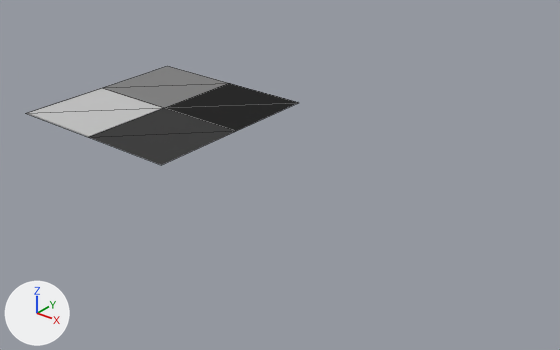
Before and after pictures for a commit that changed the glTF model Assets/Models/Tiles.glb.
Rendered twice from a camera (50 mm lens) standing at (12.36, -9.36, 5.8) and looking at (4.2, 0.84, -0.53). Lighting does not change. The marker at lower left points along +X, +Y and +Z. Mesh edges are drawn as thin lines.

The first picture shows 'GroundTile_col', 'PathTile_col', 'PlaceholderTile_col', 'TowerTile_col'.
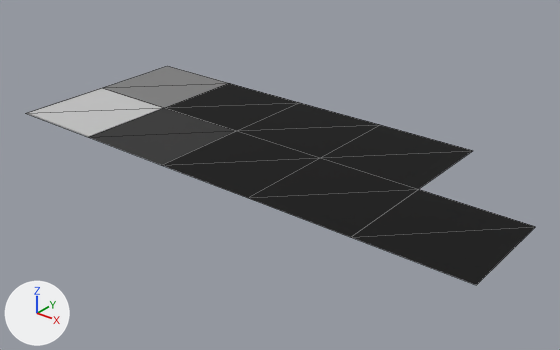
The edits, one by one:
Picture 'palette.png' (img_palette_png) is new.
Material 'Material.006' (mat_material_006) is new.
Its texture is img_palette_png.
Its roughness is 1.0.
Material 'Material.005' (mat_material_005) is new.
Its texture is img_palette_png.
Its roughness is 1.0.
Material 'Material.004' (mat_material_004) is new.
Its texture is img_palette_png.
Its roughness is 1.0.
Material 'Material.003' (mat_material_003) is new.
Its texture is img_palette_png.
Its roughness is 1.0.
Material 'Material.002' (mat_material_002) is new.
Its texture is img_palette_png.
Its roughness is 1.0.
Mesh me_plane_008 is new.
It has 4 vertices, 2 faces and spans x -1.0..1.0, y -1.0..1.0, z 0.0.
It uses material mat_material_006 (picture img_palette_png).
Mesh me_plane_007 is new.
It has 4 vertices, 2 faces and spans x -1.0..1.0, y -1.0..1.0, z 0.0.
It uses material mat_material_005 (picture img_palette_png).
Mesh me_plane_006 is new.
It has 4 vertices, 2 faces and spans x -1.0..1.0, y -1.0..1.0, z 0.0.
It uses material mat_material_004 (picture img_palette_png).
Mesh me_plane_005 is new.
It has 4 vertices, 2 faces and spans x -1.0..1.0, y -1.0..1.0, z 0.0.
It uses material mat_material_003 (picture img_palette_png).
Mesh me_plane_004 is new.
It has 4 vertices, 2 faces and spans x -1.0..1.0, y -1.0..1.0, z 0.0.
It uses material mat_material_002 (picture img_palette_png).
Object 'Prism_col' (ob_prism_col) is new; it shows me_plane_008.
Its location is (8.0, 0.0, 0.0).
Object 'Lens_col' (ob_lens_col) is new; it shows me_plane_007.
Its location is (6.0, 2.0, 0.0).
Object 'Filter_col' (ob_filter_col) is new; it shows me_plane_006.
Its location is (6.0, 0.0, 0.0).
Object 'Mirror_col' (ob_mirror_col) is new; it shows me_plane_005.
Its location is (4.0, 2.0, 0.0).
Object 'Emitter_col' (ob_emitter_col) is new; it shows me_plane_004.
Its location is (4.0, 0.0, 0.0).

Location of each change, [x1, y1, x2, y2] in pixels of the pictures (560 x 350 px):
'Prism_col', added (black): after [351, 189, 535, 285]
'Filter_col', added (black): after [248, 158, 418, 237]
'Emitter_col', added (black): after [163, 131, 320, 198]
'Lens_col', added (black): after [321, 125, 473, 189]
'Mirror_col', added (black): after [238, 103, 379, 158]
